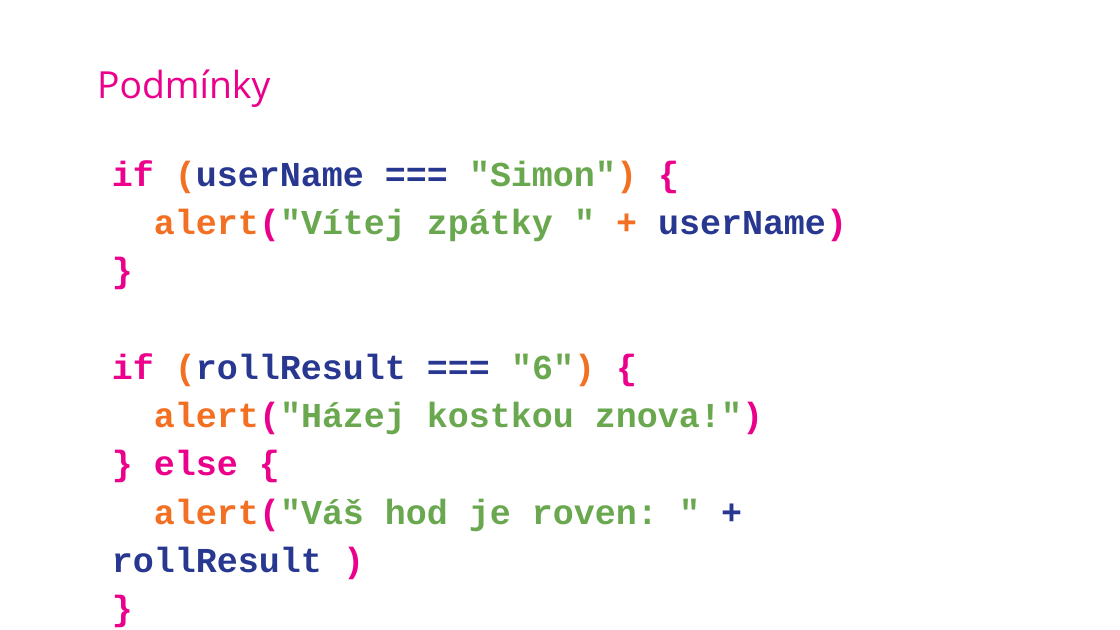
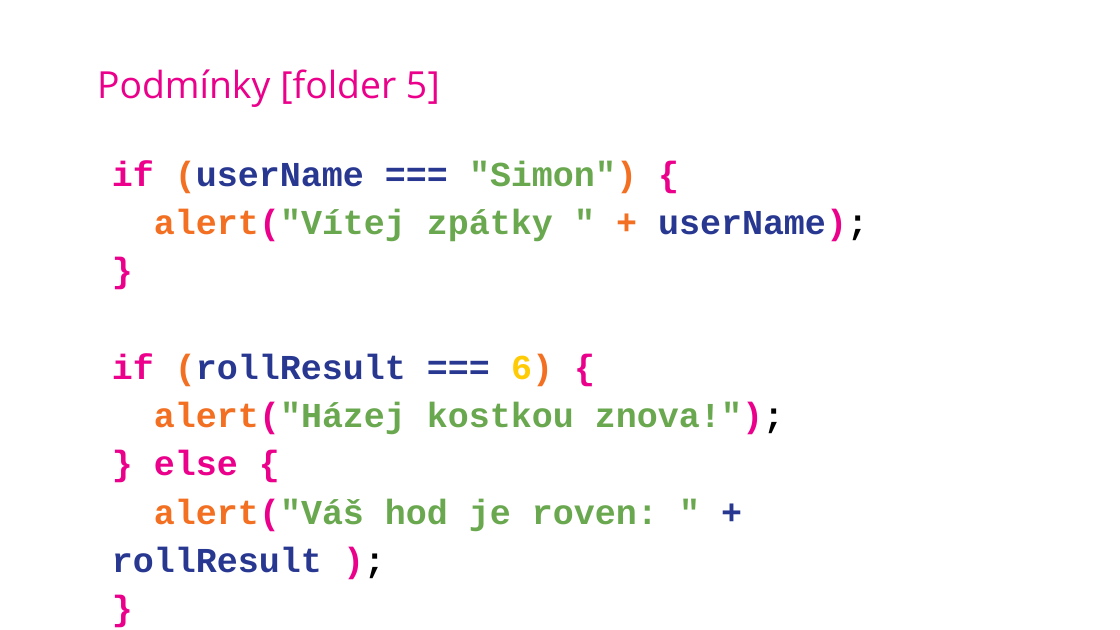
Before and after one commit to SimonB87/LetniSkola2020JS, a slide deck: slide 20 of JS-SB-LetnIskola2020.pptx. Drawn at 1120x630 pixels with LibreOffice and Linux fonts; fonts in the diff are those of the drawing; background and template pictures are left out. Boxes give left, top, right and bottom in pixels: in the first picture for what was removed or moved away, otherwise in the second. Text is boxed around its words. In the diff, an @@ line names an element or a change of style, - is before the commit and + after.

```diff
--- a/JS-SB-LetnIskola2020.pptx
+++ b/JS-SB-LetnIskola2020.pptx
@@ title at (97, 69, 440, 107): text changed @@
-Podmínky
+Podmínky [folder 5]
@@ text at (154, 209, 868, 242): text changed @@
-alert("Vítej zpátky " + userName)
+alert("Vítej zpátky " + userName);
@@ text at (112, 354, 784, 435): text changed @@
-if (rollResult === "6") {
-alert("Házej kostkou znova!")
+if (rollResult === 6) {
+alert("Házej kostkou znova!");
@@ text at (112, 499, 658, 573): text changed @@
-alert("Váš hod je roven: " + rollResult )
+alert("Váš hod je roven: " + rollResult );
```
Also in this commit, not shown: 7 other slides changed, 1 slide added, 10 other files.
